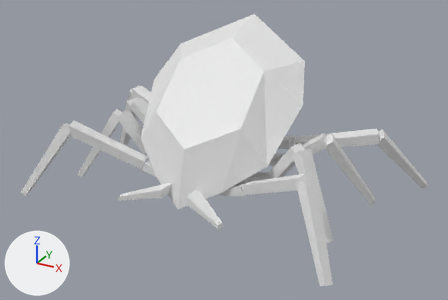
Before and after pictures for a commit that changed the Blender file Enemies/Paramite.blend.
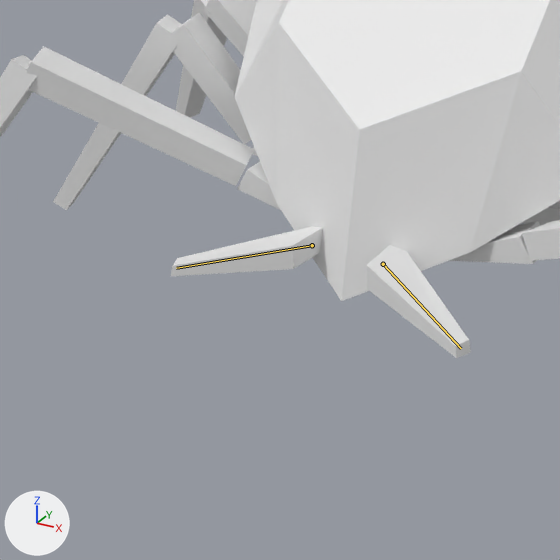
Old and new are each drawn whole from a camera (50 mm lens) standing at (4.27, -7.28, 2.89) and looking at (0.22, 0.08, -0.79) and again close up on the part from 13% to 57% of the width and 35% to 100% of the height. Lighting does not change. The marker at lower left points along +X, +Y and +Z. The last two pictures show the newer version. Both versions are drawn at frame 0 of the action 'bite'; the numbers are the values there. The bones that change are drawn over the model as lines in the close-ups.

Names of what the first close-up shows: 'Body', 'LeftMandible', 'LeftVeryFrontThigh', 'RightMandible', 'RightMiddleBackShin', 'RightMiddleBackThigh', 'RightMiddleFrontShin', 'RightMiddleFrontThigh', 'RightVeryFrontShin', 'RightVeryFrontThigh'.
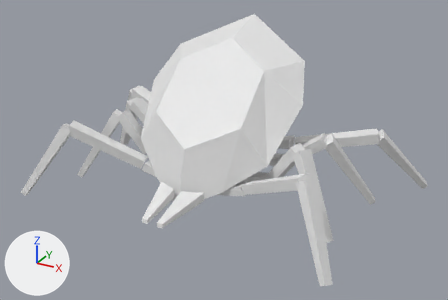
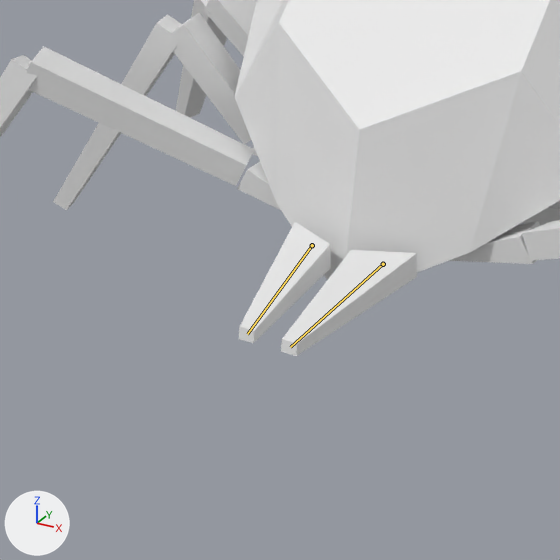
Where the change shows, as pixel boxes [x1, y1, x2, y2] in the close-ups (560 x 560 px):
'LeftMandible', posed (30% wider, 6% shorter)
    before: [367, 245, 471, 358]
    after: [281, 250, 417, 356]
'RightMandible', posed (39% narrower, 139% taller)
    before: [171, 226, 323, 276]
    after: [239, 222, 331, 343]
bone 'Bone.001.L', root to tip
    before: (383, 264) to (461, 348)
    after: (383, 264) to (290, 347)
bone 'Bone.001.R', root to tip
    before: (312, 245) to (176, 268)
    after: (312, 245) to (247, 334)

The edits, one by one:
Bone 'Bone.001.L' (bone_bone_001_l) turns from (-70, -10, 8) to (0, 0, 0) degrees about its own x, y and z.
Bone 'Bone.001.R' (bone_bone_001_r) turns from (-70, 10, -8) to (0, 0, 0) degrees about its own x, y and z.
